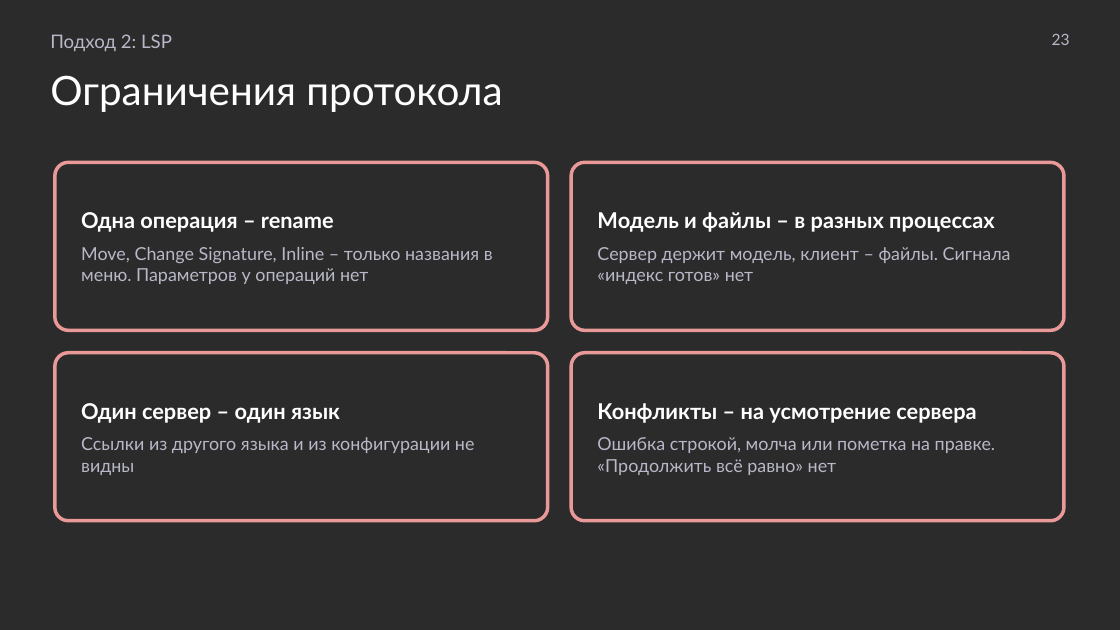
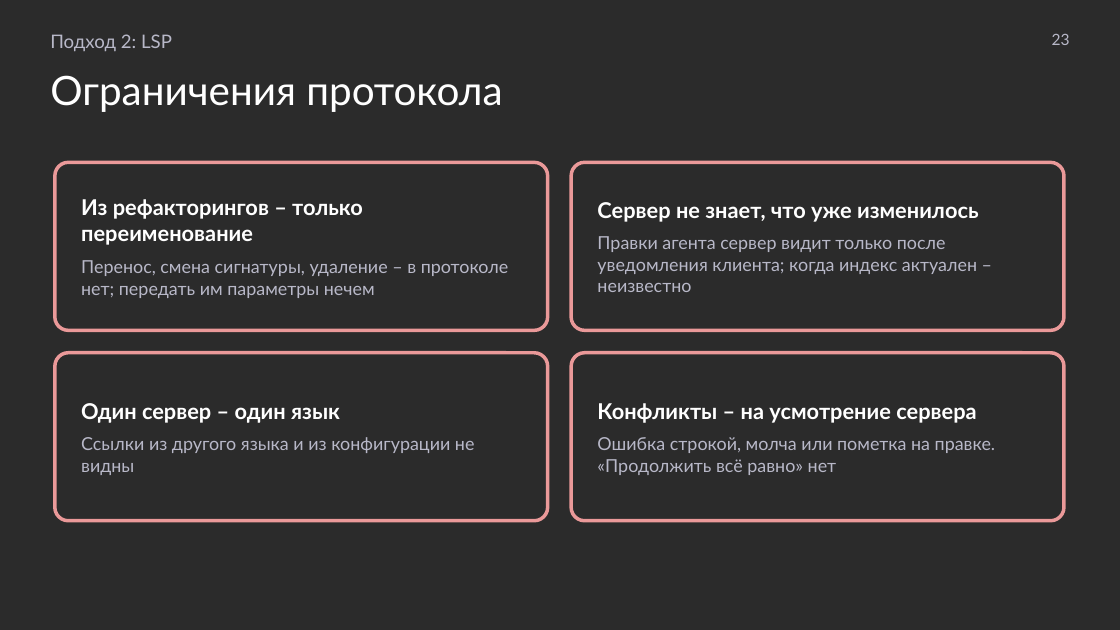
Before and after one commit to MchKosticyn/ide-refactoring-in-ai-agents, a slide deck: slide 23 of Доклад_ Рефакторинг в ИИ-агентах.pptx. Drawn at 1120x630 pixels with LibreOffice and Linux fonts; fonts in the diff are those of the drawing; background and template pictures are left out; a plain dark background stands for a picture behind light text. Boxes give left, top, right and bottom in pixels: in the first picture for what was removed or moved away, otherwise in the second. Text is boxed around its words. In the diff, an @@ line names an element or a change of style, - is before the commit and + after.

```diff
--- a/Доклад_ Рефакторинг в ИИ-агентах.pptx
+++ b/Доклад_ Рефакторинг в ИИ-агентах.pptx
@@ text in rounded rectangle at <box>81,199,509,298</box>: text changed @@
-Одна операция – rename
-Move, Change Signature, Inline – только названия в меню. Параметров у операций нет
+Из рефакторингов – только переименование
+Перенос, смена сигнатуры, удаление – в протоколе нет; передать им параметры нечем
@@ text in rounded rectangle at <box>597,202,979,292</box>: text changed @@
-Модель и файлы – в разных процессах
-Сервер держит модель, клиент – файлы. Сигнала «индекс готов» нет
+Сервер не знает, что уже изменилось
+Правки агента сервер видит только после уведомления клиента; когда индекс актуален – неизвестно
```
Also in this commit, not shown: 8 other slides changed, 1 slide removed, 2 other files.
